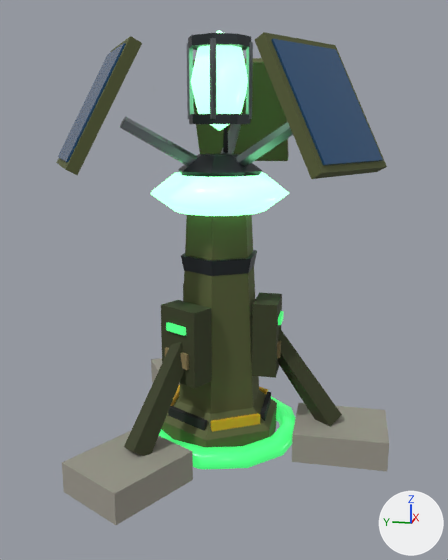
Two versions of the glTF model godot/assets/models/collector.glb, one commit apart.
Before and after are seen from a camera (50 mm lens) standing at (-4.01, -0.83, 2.17) and looking at (-0.06, -0.04, 1.18). Arrows for +X, +Y and +Z are at lower right; the lights stay in place. The picture after the commit comes second. Vertices at exactly the same position are counted once.

In view in the first picture: 'collector'.
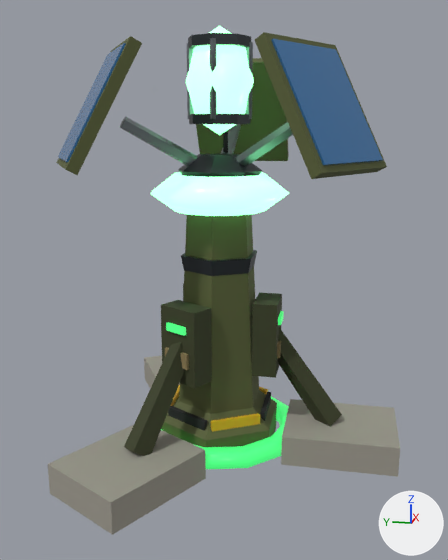
Changed parts and their boxes [x1, y1, x2, y2] in the pictures (448 x 560 px; the box of a moved part takes in the faces that stretch with it):
'collector', recoloured, reshaped: before [56, 30, 389, 525]; after [48, 26, 400, 535]
part 1 of me_collector, moved or reshaped: before [151, 358, 180, 385]; after [144, 355, 180, 389]
part 2 of me_collector, moved or reshaped: before [62, 431, 193, 525]; after [48, 425, 206, 535]
part 3 of me_collector, moved or reshaped: before [292, 403, 389, 471]; after [281, 399, 400, 477]
part 4 of me_collector, moved or reshaped: before [191, 30, 248, 131]; after [186, 26, 254, 135]

Diff of the bpy script that builds the scene:
```diff
--- a/godot/assets/models/collector.glb.py
+++ b/godot/assets/models/collector.glb.py
@@ mat_solar @@
 mat_solar = principled_material('solar')
-mat_solar.base_color = (0.0284, 0.109, 0.254)  # blue #2f5d8a
+mat_solar.base_color = (0.0497, 0.202, 0.456)  # blue #3f7cb4
 mat_solar.metallic = 0.5
@@ me_collector @@
 # used by ob_collector; location = (0.0, 0.0, 0.0)
-me_collector.from_pydata(...)  # 555 vertices, 926 faces; spans x -1.13..1.13, y -1.16..1.04, z 0.0..2.75
+me_collector.from_pydata(...)  # 555 vertices, 926 faces; spans x -1.21..1.21, y -1.23..1.04, z 0.0..2.78
+# me_collector part 1: the loose piece of 8 vertices spanning x 0.34..1.13, y 0.05..0.8, z 0.0..0.2 is scaled about its middle by (1.21, 1.2, 1)
+# me_collector part 2: the loose piece of 8 vertices spanning x -1.13..-0.34, y 0.05..0.8, z 0.0..0.2 is scaled about its middle by (1.21, 1.2, 1)
+# me_collector part 3: the loose piece of 8 vertices spanning x -0.25..0.25, y -1.16..-0.54, z 0.0..0.2 is scaled about its middle by (1.2, 1.21, 1)
+# me_collector part 4: the loose piece of 26 vertices spanning x -0.19..0.19, y -0.19..0.19, z 2.15..2.75 is scaled about its middle by (1.16, 1.16, 1.09)
 me_collector.materials.append(mat_concrete)
```
